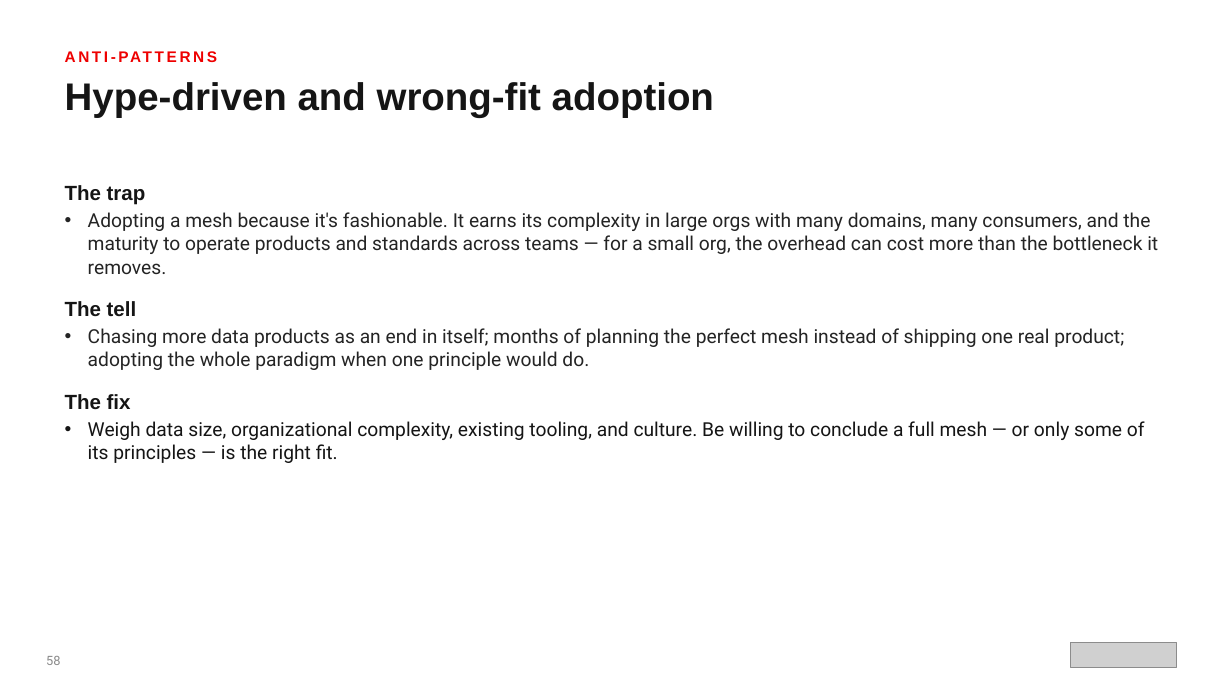
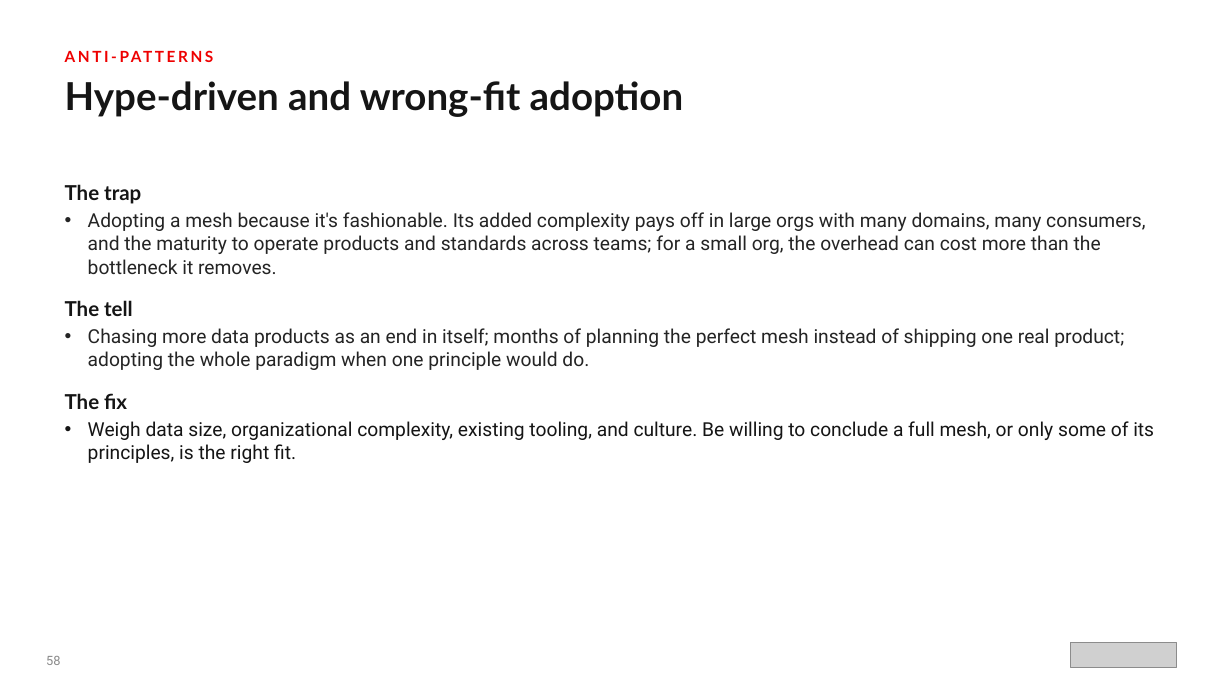
Before and after one commit to patterncatalyst/datamesh-reference-arch-python, a slide deck: slide 59 of presentation/data-mesh-openshift/Data_Mesh_on_OpenShift.pptx. Drawn at 1232x693 pixels with LibreOffice and Linux fonts; fonts in the diff are those of the drawing; grey boxes stand for pictures. Boxes give left, top, right and bottom in pixels: in the first picture for what was removed or moved away, otherwise in the second. Text is boxed around its words. In the diff, an @@ line names an element or a change of style, - is before the commit and + after.

Commit message:
docs(deck): voice + Red Hat Display pass on the data-mesh decks (#22)
* docs(deck): professional-voice pass on the data-mesh decks

Remove em dashes, chapter/section cross-references, and ban-tier verbal
tics (deliberately, earns its place, load-bearing, worth noticing, honest,
on purpose, not a toy, rest of this deck) from The Data Mesh 101 and
Data Mesh on OpenShift pptxgenjs sources, then rebuild both decks.

* docs(deck): Red Hat Display titles on the data-mesh decks

Replace the Overpass SemiBold heading font token with Red Hat Display in
both pptxgenjs sources (The Data Mesh 101, Data Mesh on OpenShift) and
rebuild; body (Red Hat Text) and code (Red Hat Mono) fonts are unchanged.

```diff
--- a/presentation/data-mesh-openshift/Data_Mesh_on_OpenShift.pptx
+++ b/presentation/data-mesh-openshift/Data_Mesh_on_OpenShift.pptx
@@ text "ANTI-PATTERNS" at (65,42,1167,71): font Arial to Lato @@
@@ text "Hype-driven and wrong-fit adoption" at (65,81,684,117): font Arial to Lato @@
@@ text at (65,184,141,409): font Arial to Lato in "The trap", "The tell", "The fix" @@
@@ text at (88,212,1145,274): text changed @@
-• Adopting a mesh because it's fashionable. It earns its complexity in large orgs with many domains, many consumers, and the maturity to operate products and standards across teams — for a small org, the overhead can cost more than the bottleneck it removes.
+• Adopting a mesh because it's fashionable. Its added complexity pays off in large orgs with many domains, many consumers, and the maturity to operate products and standards across teams; for a small org, the overhead can cost more than the bottleneck it removes.
@@ text at (88,421,1154,463): text changed @@
-• Weigh data size, organizational complexity, existing tooling, and culture. Be willing to conclude a full mesh — or only some of its principles — is the right fit.
+• Weigh data size, organizational complexity, existing tooling, and culture. Be willing to conclude a full mesh, or only some of its principles, is the right fit.
```
Also in this commit, not shown: 61 other slides changed, 4 other files.
